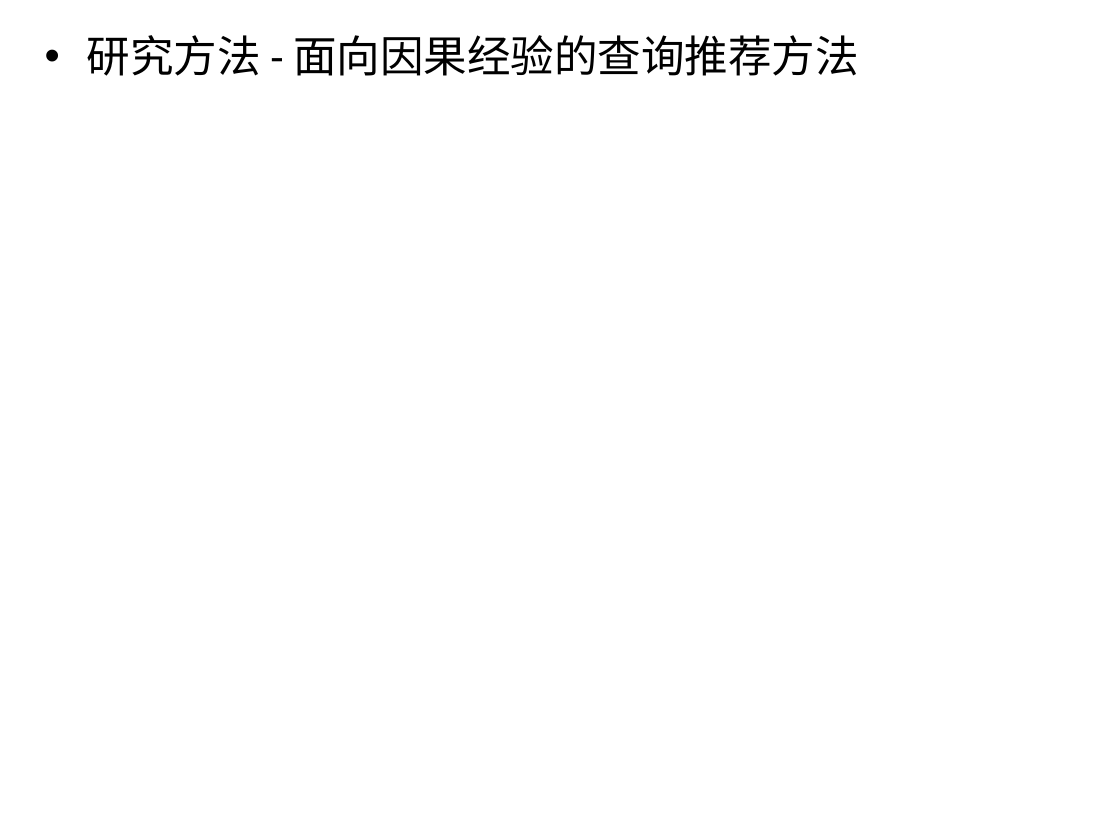
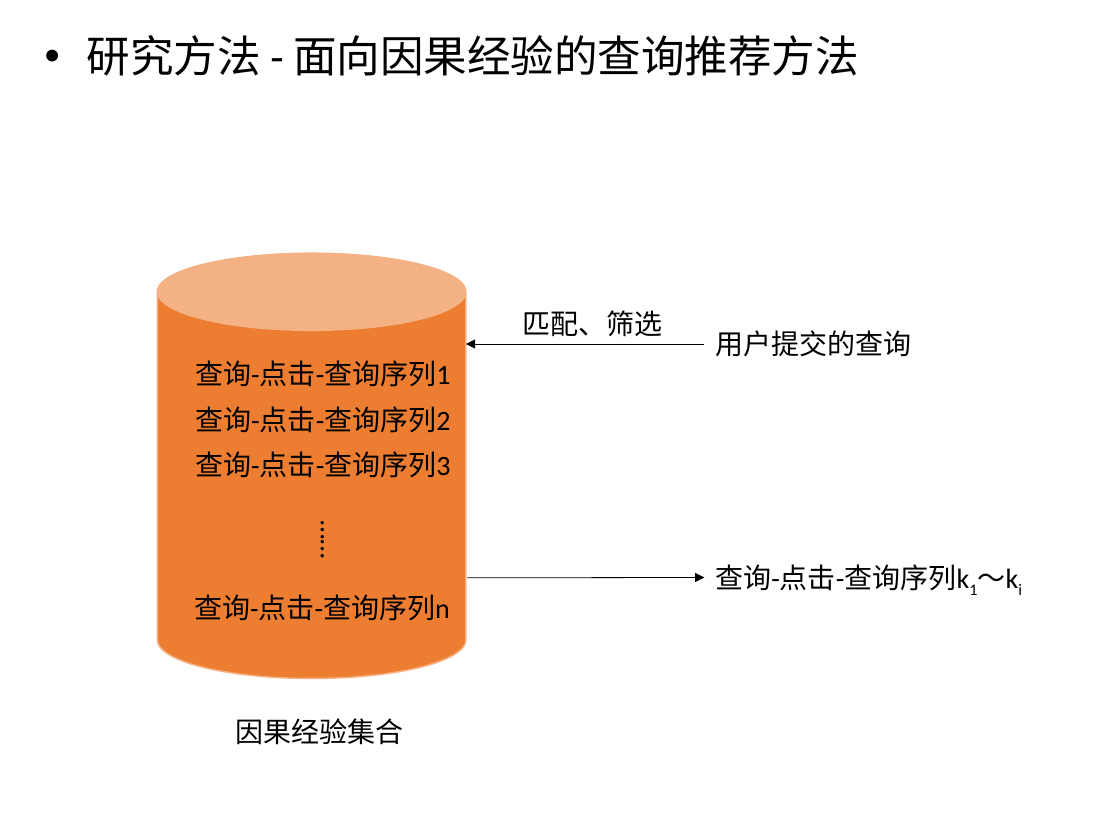
Before and after one commit to luxurymask/recommendation, a slide deck: slide 20 of phase5/答辩ppt.pptx. Drawn at 1120x840 pixels with LibreOffice and Linux fonts; fonts in the diff are those of the drawing. Boxes give left, top, right and bottom in pixels: in the first picture for what was removed or moved away, otherwise in the second. Text is boxed around its words. In the diff, an @@ line names an element or a change of style, - is before the commit and + after.

Commit message:
还差主题经验合并算法

```diff
--- a/phase5/答辩ppt.pptx
+++ b/phase5/答辩ppt.pptx
@@ cylinder added at bbox=[158, 253, 466, 679], fill #ED7D31, outline #F4B183 1 pt @@
@@ text added at bbox=[522, 310, 662, 337], 18 pt, text #000000 @@
+匹配、筛选
@@ arrow added from (704, 344) to (466, 344), #000000 0.5 pt @@
@@ text added at bbox=[715, 330, 911, 356], 18 pt, text #000000 @@
+用户提交的查询
@@ text added at bbox=[195, 360, 450, 387], 18 pt, text #000000 @@
+查询-点击-查询序列1
@@ text added at bbox=[195, 406, 450, 433], 18 pt, text #000000 @@
+查询-点击-查询序列2
@@ text added at bbox=[195, 451, 450, 478], 18 pt, text #000000 @@
+查询-点击-查询序列3
@@ text added at bbox=[298, 510, 354, 628], 18 pt, text #000000 @@
+……
@@ text added at bbox=[715, 564, 969, 591], 18 pt, text #000000 @@
+查询-点击-查询序列k1～ki
@@ text added at bbox=[194, 594, 450, 621], 18 pt, text #000000 @@
+查询-点击-查询序列n
@@ arrow added from (467, 578) to (704, 578), #000000 0.5 pt @@
@@ text added at bbox=[236, 718, 404, 745], 18 pt, text #000000 @@
+因果经验集合
```
Also in this commit, not shown: 5 other slides changed, 1 slide added.
